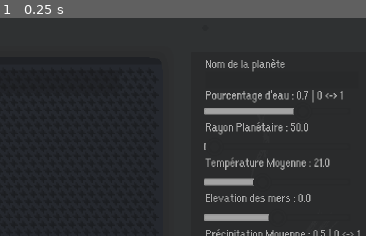
Above: before the commit, frame 1.
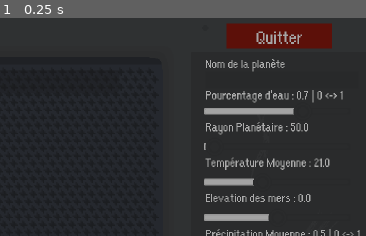
Above: after the commit, the same moment.

Repository: Jujedie/PlanetGenerator
Game: Godot game, scene res://data/scn/master.tscn
The game is run twice, just before and just after one commit, with the same random seed, the same clock (stepped at 60 frames per second) and the same inputs.
Inputs:
- Up to frame 1 (0.25 s): no input
The pictures show only the part of the screen within x 50-100%, y 0-50%; the shares and areas given below are measured in that part.

The runs differ from the first frame. In frame 1, 3.2% of the frame differs, in the area x 62-91%, y 2-14%.

Commit message:
Ajout d'un bouton "Quitter" et d'une carte d'élévation alternative dans le générateur de planètes, avec mise à jour des ressources d'image.

Diff:
--- a/data/scn/master.tscn
+++ b/data/scn/master.tscn
@@ -11,6 +11,7 @@
 [ext_resource type="Theme" uid="uid://bdbapd43uy2gd" path="res://data/font/font.tres" id="5_e2i44"]
 [ext_resource type="FontFile" uid="uid://bkpe48sacfdbi" path="res://data/font/orange kid.ttf" id="7_ggrey"]
 [ext_resource type="Texture2D" uid="uid://bxafg08etx5tr" path="res://data/img/line.png" id="7_qfml0"]
+[ext_resource type="Texture2D" uid="uid://dulee01leo348" path="res://data/img/line2.png" id="10_i0hn2"]
 
 [sub_resource type="Theme" id="Theme_qfml0"]
 default_font = ExtResource("7_ggrey")
@@ -18,6 +19,10 @@
 
 [sub_resource type="StyleBoxTexture" id="StyleBoxTexture_3fsd5"]
 texture = ExtResource("7_qfml0")
+
+[sub_resource type="StyleBoxTexture" id="StyleBoxTexture_okhqb"]
+texture = ExtResource("10_i0hn2")
+modulate_color = Color(0.423499, 0.0766972, 0.045357, 1)
 
 [node name="Master" type="Node2D"]
 script = ExtResource("1_qfml0")
@@ -310,6 +315,22 @@
 theme_override_colors/font_color = Color(0.670588, 0.670588, 0.670588, 1)
 theme_override_styles/normal = SubResource("StyleBoxTexture_3fsd5")
 text = "Sauvegarder"
+metadata/_edit_lock_ = true
+
+[node name="btnQuitter" type="Node2D" parent="Node2D/Control"]
+position = Vector2(942.409, -79.474)
+scale = Vector2(0.02, 0.02)
+
+[node name="btnQuitter" type="Button" parent="Node2D/Control/btnQuitter"]
+offset_left = -0.00109863
+offset_top = 0.00415022
+offset_right = 7613.0
+offset_bottom = 1800.0
+theme = SubResource("Theme_qfml0")
+theme_override_colors/font_color = Color(0.646029, 0.646029, 0.646029, 1)
+theme_override_styles/normal = SubResource("StyleBoxTexture_okhqb")
+text = "Quitter"
+metadata/_edit_use_anchors_ = true
 metadata/_edit_lock_ = true
 
 [node name="btnSuivant" type="Node2D" parent="Node2D/Control"]
@@ -423,5 +444,6 @@
 [connection signal="value_changed" from="Node2D/Control/sldThread" to="." method="_on_sld_thread_value_changed"]
 [connection signal="pressed" from="Node2D/Control/btnComfirmer/btnComfirme" to="." method="_on_btn_comfirme_pressed"]
 [connection signal="pressed" from="Node2D/Control/btnSauvegarder/btnSauvegarder" to="." method="_on_btn_sauvegarder_pressed"]
+[connection signal="pressed" from="Node2D/Control/btnQuitter/btnQuitter" to="." method="_on_btn_quitter_pressed"]
 [connection signal="pressed" from="Node2D/Control/btnSuivant/btnSuivant" to="." method="_on_btn_suivant_pressed"]
 [connection signal="pressed" from="Node2D/Control/btnPrecedant/btnPrecedant" to="." method="_on_btn_precedant_pressed"]
--- a/src/master.gd
+++ b/src/master.gd
@@ -194,3 +194,7 @@
 		$Node2D/Control/SubViewportContainer/SubViewport/Fond/Map.texture = tex
 	else:
 		print("Erreur lors du chargement de l'image: ", maps[map_index])
+
+
+func _on_btn_quitter_pressed() -> void:
+	get_tree().quit()
--- a/src/planetGenerator.gd
+++ b/src/planetGenerator.gd
@@ -24,6 +24,7 @@
 
 # Images générées
 var elevation_map    : Image
+var elevation_map_alt: Image
 var precipitation_map: Image
 var temperature_map  : Image
 var water_map   : Image
@@ -33,6 +34,8 @@
 var nuage_map   : Image
 var final_map   : Image
 
+var preview: Image
+
 func _init(nom_param: String, rayon: int = 512, avg_temperature_param: float = 15.0, water_elevation_param: int = 0, av …(229 unchanged characters)…
 	self.nom = nom_param
 
@@ -175,6 +178,7 @@
 
 	print("Création de l'image")
 	var img = Image.create(self.circonference, self.circonference / 2, false, Image.FORMAT_RGB8)
+	self.elevation_map_alt = Image.create(self.circonference, self.circonference / 2, false, Image.FORMAT_RGB8)
 
 	print("Initialisation du bruit")
 	var noise = FastNoiseLite.new()
@@ -269,6 +273,8 @@
 
 	var color = Enum.getElevationColor(elevation)
 	img.set_pixel(x, y, color)
+	color = Enum.getElevationColor(elevation, true)
+	self.elevation_map_alt.set_pixel(x, y, color)
 
 
 func generate_oil_map() -> void:
@@ -581,12 +587,12 @@
 
 	return [
 		save_image(self.elevation_map,"elevation_map.png"),
+		save_image(self.elevation_map_alt,"elevation_map_alt.png"),
 		save_image(self.nuage_map,"nuage_map.png"),
 		save_image(self.oil_map,"oil_map.png"),
 		save_image(self.precipitation_map,"precipitation_map.png"),
 		save_image(self.temperature_map,"temperature_map.png"),
 		save_image(self.water_map,"water_map.png"),
-		save_image(self.banquise_map,"banquise_map.png"),
 		save_image(self.biome_map,"biome_map.png"),
 		save_image(self.final_map,"final_map.png")
 	]
Binary file added: data/img/line2.png
Not shown, added: data/img/line2.png.import
Not shown: 1 places in data/scn/master.tscn that only renumber resources
